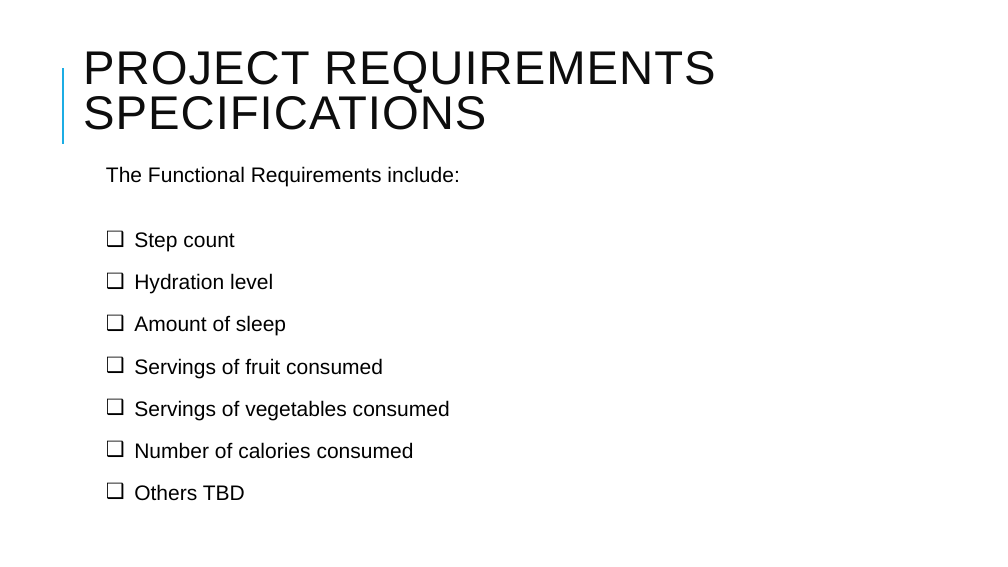
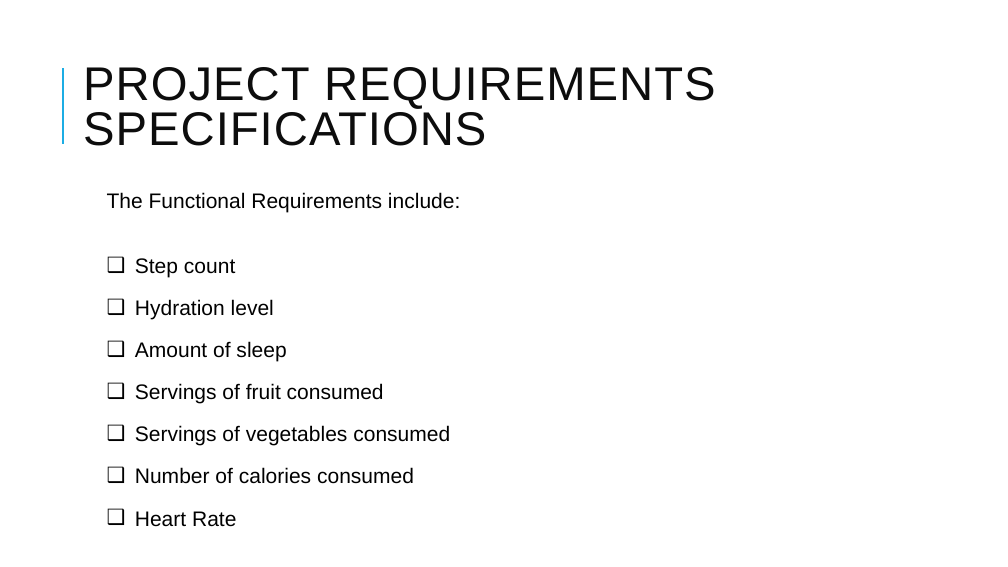
Before and after one commit to RaviTeja444/health-wellness, a slide deck: slide 7 of docs/presentation/Walk_Tracker.pptx. Drawn at 1008x567 pixels with LibreOffice and Linux fonts; fonts in the diff are those of the drawing. Boxes give left, top, right and bottom in pixels: in the first picture for what was removed or moved away, otherwise in the second. Text is boxed around its words. In the diff, an @@ line names an element or a change of style, - is before the commit and + after.

```diff
--- a/docs/presentation/Walk_Tracker.pptx
+++ b/docs/presentation/Walk_Tracker.pptx
@@ title "PROJECT REQUIREMENTS SPECIFICATIONS": place and size @@
-title "PROJECT REQUIREMENTS SPECIFICATIONS" at (83,51,716,130)
+title "PROJECT REQUIREMENTS SPECIFICATIONS" at (83,67,716,146)
@@ text "The Functional Requirements include:": place and size @@
-text "The Functional Requirements include:" at (106,166,459,501)
+text "The Functional Requirements include:" at (107,192,460,527)
@@ text at (135,511,236,527): text changed @@
-❑ Others TBD
+❑ Heart Rate
```
Also in this commit, not shown: 12 other slides changed, 1 slide added.
